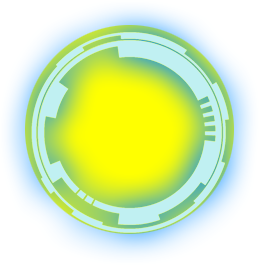
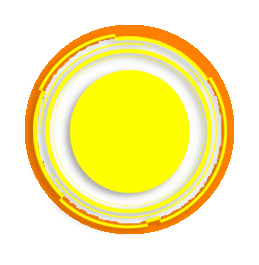
Two versions of the same layered image (259 × 265). Layer-by-layer changes:
added layer "圖層 3" above "圖層 6" over [33, 33, 227, 229]
added layer "圖層 6" above "圖層 7" over [25, 25, 234, 234]
added layer "圖層 7" above "圖層 5" over [25, 25, 234, 234]
hid "圖層 1", painted on it over [2, 2, 257, 263]
removed layer "圖層 2" over [25, 25, 234, 234]
